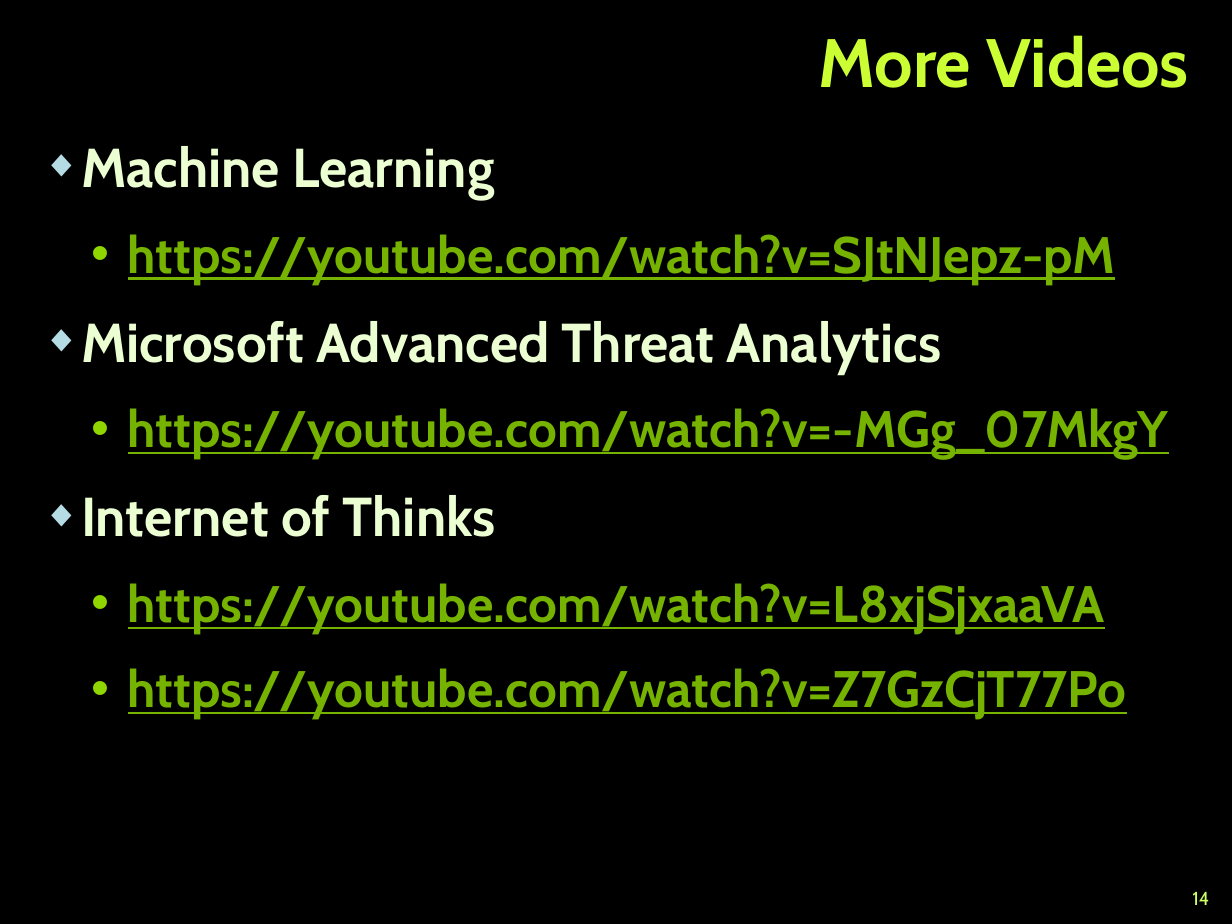
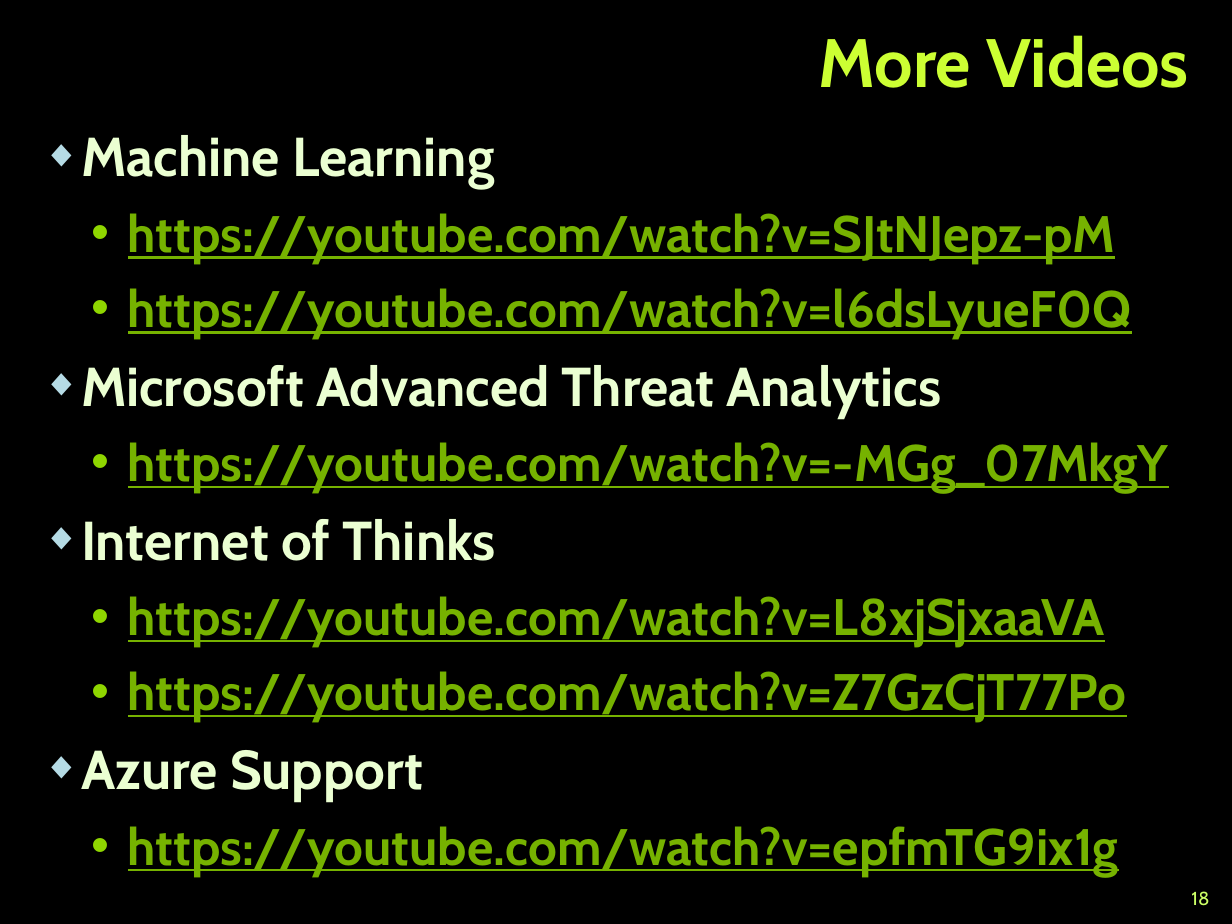
Before and after one commit to TelerikAcademy/Web-Services-and-Cloud, a slide deck: slide 18 of 09. Intro-to-Azure/Intro-to-Azure.pptx (slide 14 before the commit). Drawn at 1232x924 pixels with LibreOffice and Linux fonts; fonts in the diff are those of the drawing; background and template pictures are left out. Boxes give left, top, right and bottom in pixels: in the first picture for what was removed or moved away, otherwise in the second. Text is boxed around its words. In the diff, an @@ line names an element or a change of style, - is before the commit and + after.

Commit message:
Work on Intro-to-Azure.pptx

```diff
--- a/09. Intro-to-Azure/Intro-to-Azure.pptx
+++ b/09. Intro-to-Azure/Intro-to-Azure.pptx
@@ text "Machine Learning": place and size @@
-text "Machine Learning" at bbox=[81, 146, 1168, 718]
+text "Machine Learning" at bbox=[81, 135, 1168, 876]
@@ text at bbox=[81, 135, 1168, 721]: less space between paragraphs @@
@@ text at bbox=[128, 288, 1131, 338]: paragraph added @@
+  • https://youtube.com/watch?v=l6dsLyueF0Q
@@ text at bbox=[81, 750, 1119, 876]: paragraphs added @@
+◆ Azure Support
+  • https://youtube.com/watch?v=epfmTG9ix1g
@@ page number at bbox=[1191, 891, 1209, 906]: text changed @@
-14
+18
```
Also in this commit, not shown: 7 other slides changed, 8 slides added, 4 slides removed.
